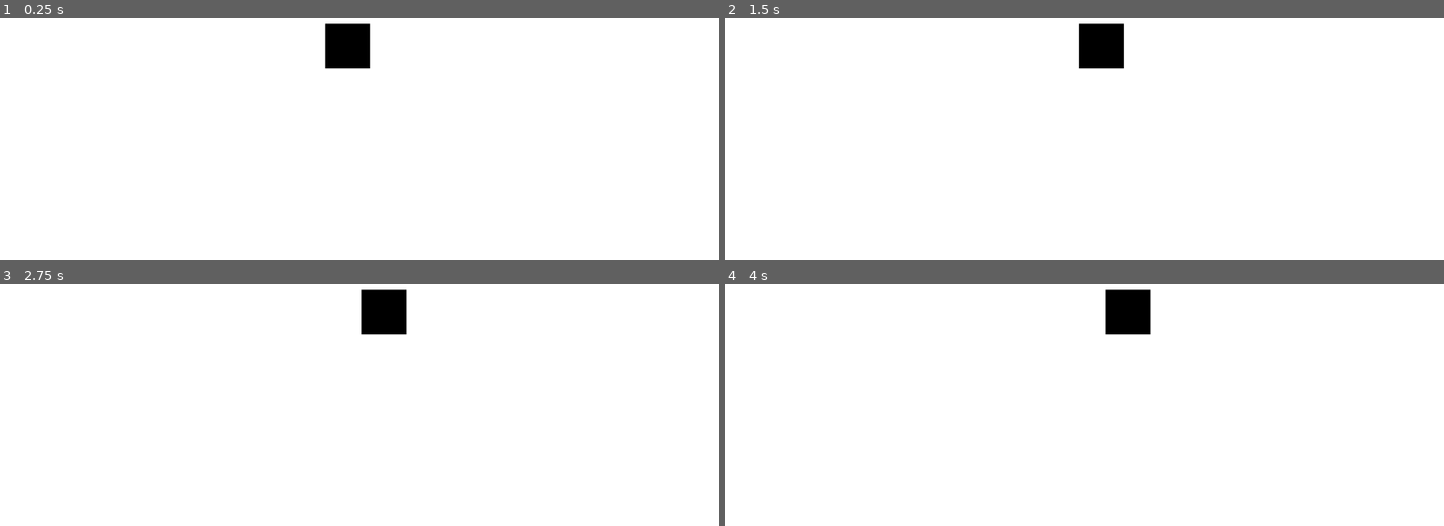
Above: before the commit, frames 1-4 (two rows, left to right).
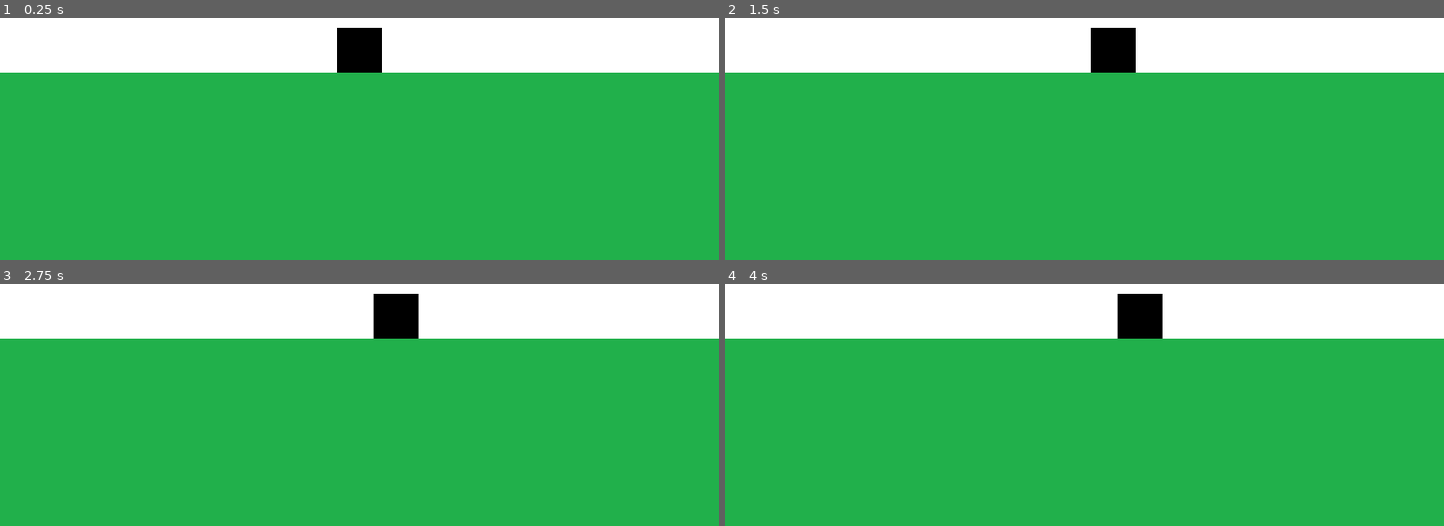
Above: after the commit, the same moments.

Repository: amuroBosetti/entregas-ipv-bosetti-mauro
Game: Godot game, scene res://Main.tscn
Same seed, same stepped clock (60 frames per second), same inputs: the game is played once before the commit and once after it.
Inputs:
- Up to frame 1 (0.25 s): no input
- Up to frame 2 (1.5 s): tap Enter at 0.5 s; hold Right (move_right) 0.53-1.28 s; hold A (move_left) from 1.28 s (still down)
- Up to frame 3 (2.75 s): release A (move_left) at 2.03 s; hold Right (move_right) from 2.03 s (still down)
- Up to frame 4 (4 s): release Right (move_right) at 3.53 s; hold A (move_left) from 3.53 s (still down)

The runs differ from the first frame. In frame 1, 78% of the frame differs, in the area x 0-100%, y 2-100%; in frame 2, 78%; in frame 3, 78%; in frame 4, 78%.

Commit message:
:rocket: [Entrega 1] adds floor

Diff:
--- a/entrega-1-bosetti-mauro/Main.tscn
+++ b/entrega-1-bosetti-mauro/Main.tscn
@@ -1,7 +1,8 @@
-[gd_scene load_steps=3 format=2]
+[gd_scene load_steps=4 format=2]
 
 [ext_resource path="res://entities/Player.tscn" type="PackedScene" id=1]
 [ext_resource path="res://assets/background.png" type="Texture" id=2]
+[ext_resource path="res://assets/floor.png" type="Texture" id=3]
 
 [node name="Main" type="Node"]
 
@@ -14,5 +15,15 @@
 "_edit_use_anchors_": false
 }
 
+[node name="Floor" type="TextureRect" parent="."]
+anchor_right = 1.0
+anchor_bottom = 1.0
+margin_top = 332.0
+texture = ExtResource( 3 )
+expand = true
+__meta__ = {
+"_edit_use_anchors_": false
+}
+
 [node name="Player" parent="." instance=ExtResource( 1 )]
-position = Vector2( 495, 294 )
+position = Vector2( 512, 300 )
--- a/entrega-1-bosetti-mauro/entities/Player.gd
+++ b/entrega-1-bosetti-mauro/entities/Player.gd
@@ -2,7 +2,6 @@
 
 export (float) var speed:float = 75
 
-# Called every frame. 'delta' is the elapsed time since the previous frame.
 func _process(delta):
 
 	var movement_right = int(Input.is_action_pressed("move_right"))
